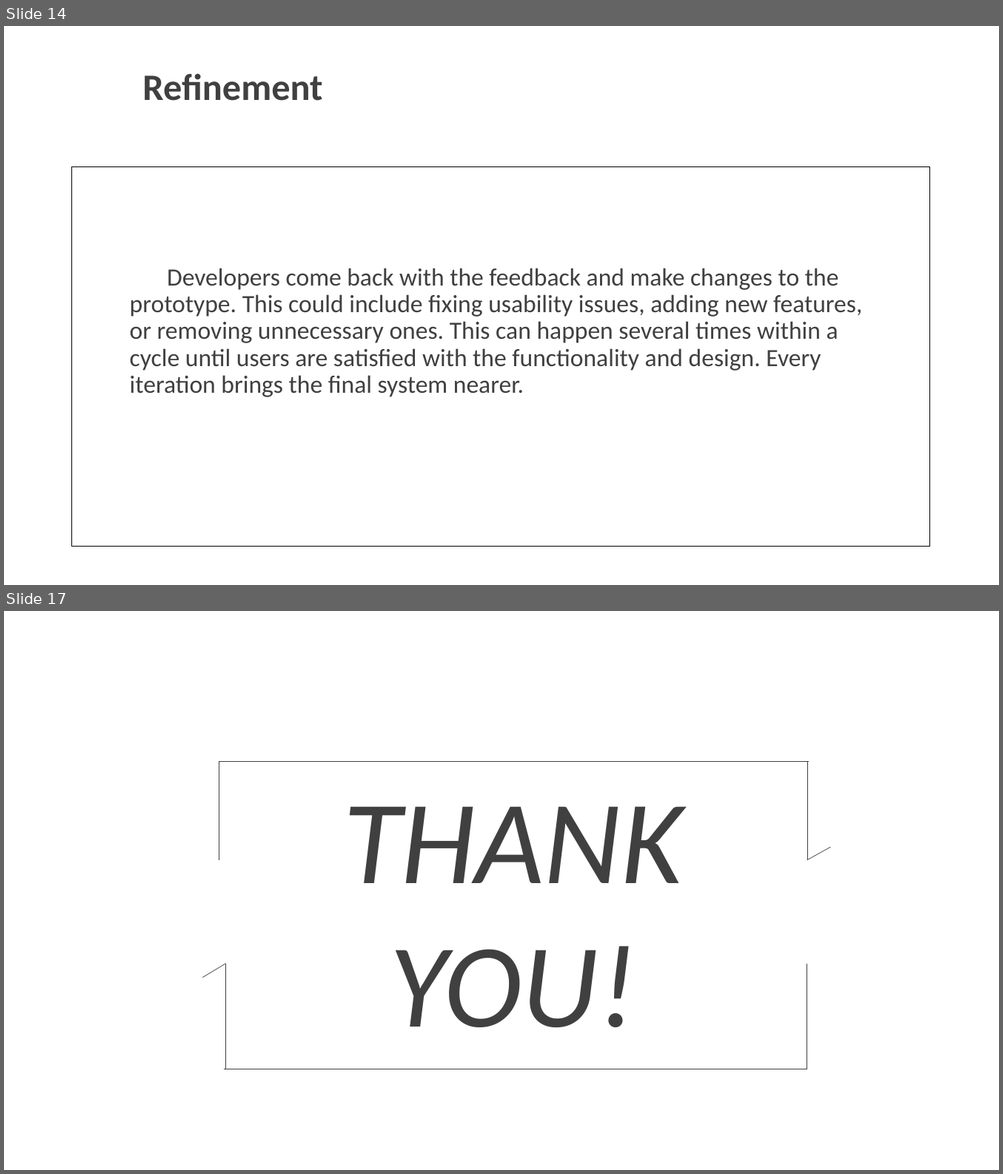
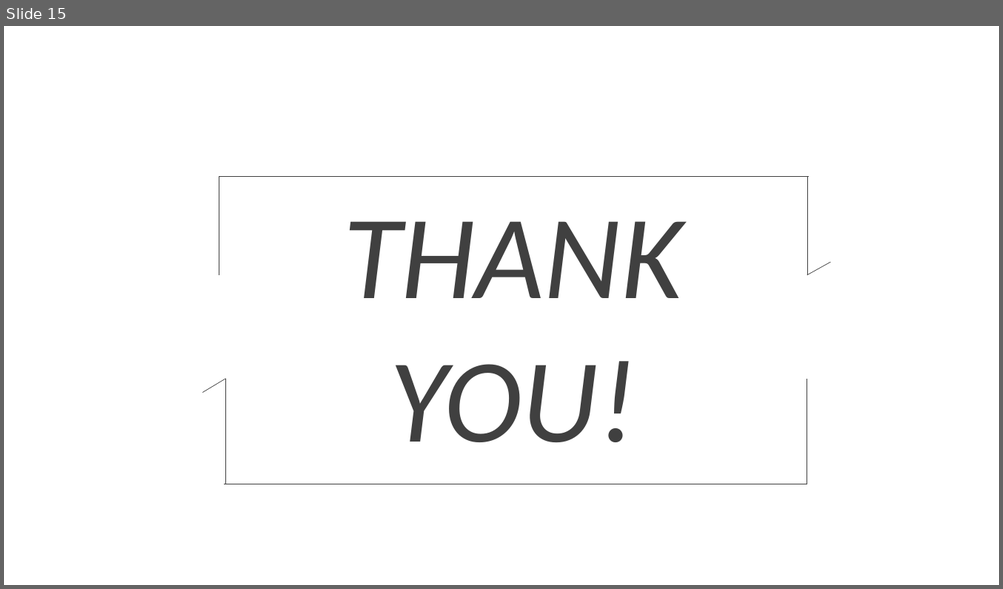
Before and after one commit to McLight-Note/Web-Server-Programming, a slide deck: Mid-term.pptx. Shown one above the other, each under a label of ours: slides 14 and 17 before the commit, slide 15 after it; the slides between them are not shown. The pictures are 1003x1174 and 1003x589 pixels, drawn with LibreOffice and Linux fonts; fonts in the diff are those of the drawing; background and template pictures are left out. Boxes give left, top, right and bottom in pixels: in the first picture for what was removed or moved away, otherwise in the second. Text is boxed around its words. In the diff, an @@ line names an element or a change of style, - is before the commit and + after.

```diff
--- a/Mid-term.pptx
+++ b/Mid-term.pptx
@@ slide 14 removed at <box>4,26,999,585</box>, background picture (left out) @@
@@ text removed at <box>142,73,322,101</box> @@
-Refinement
@@ rectangle removed at <box>72,167,930,547</box> @@
@@ text removed at <box>130,268,862,397</box> @@
-  Developers come back with the feedback and make changes to the prototype. This could include fixing usability issues, adding new features, or removing unnecessary ones. This can happen several times within a cycle until users are satisfied with the functionality and design. Every iteration brings the final system nearer.
@@ what was slide 17 is now slide 15 @@
```
Also in this commit, not shown: 1 slide changed, 7 slides added, 8 other slides removed, 3 other files.
